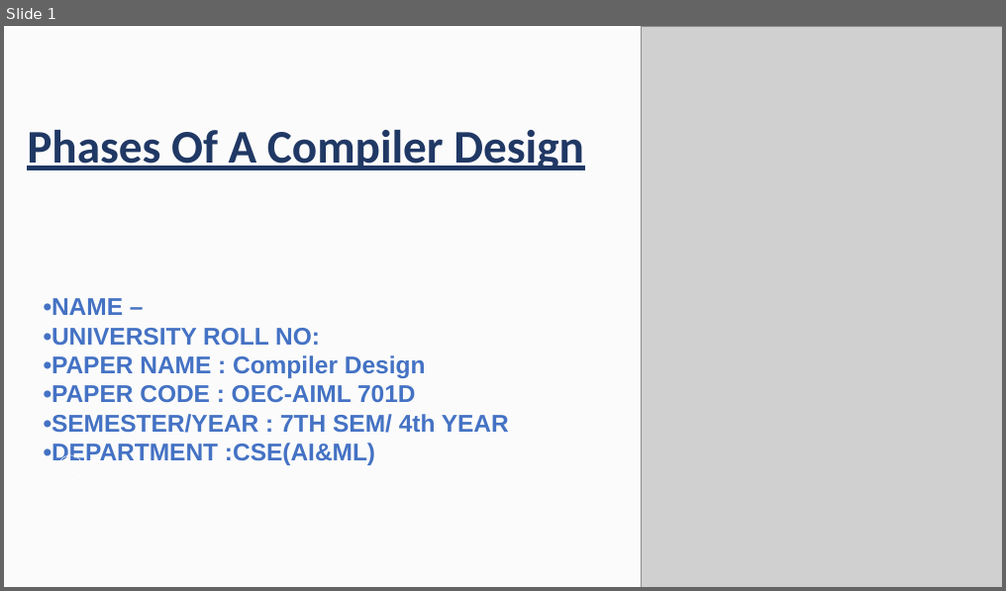
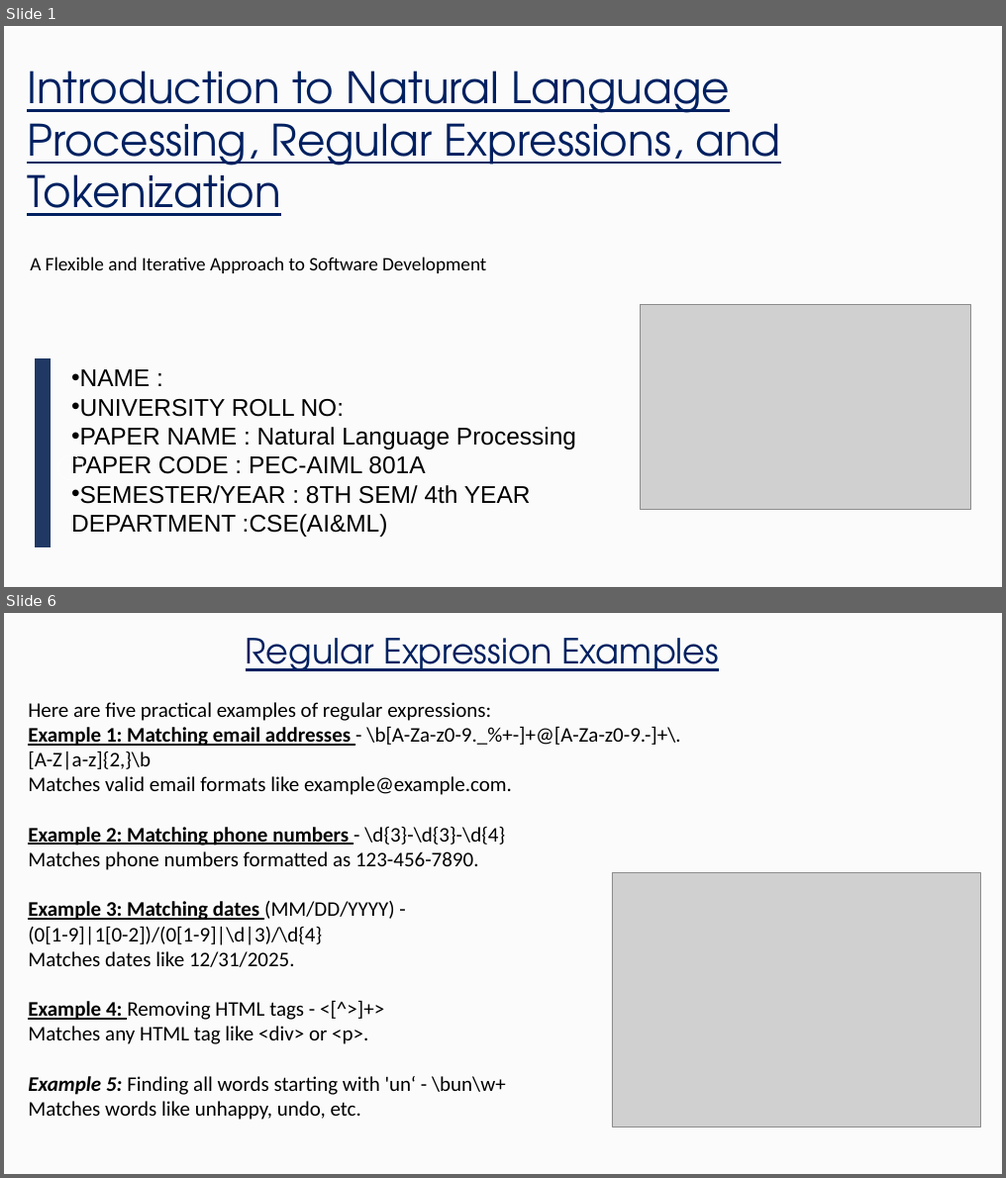
Before and after one commit to aditya2027krml/Undergraduate-CSE-AI-ML-Presentations-and-Reports-of-College, a slide deck: 4th Year/Presentations/34230821034.pptx. Shown one above the other, each under a label of ours: slide 1 before the commit, slides 1 and 6 after it; the slides between them are not shown. The pictures are 1006x591 and 1006x1178 pixels, drawn with LibreOffice and Linux fonts; fonts in the diff are those of the drawing; grey boxes stand for pictures; background and template pictures are left out. Boxes give left, top, right and bottom in pixels: in the first picture for what was removed or moved away, otherwise in the second. Text is boxed around its words. In the diff, an @@ line names an element or a change of style, - is before the commit and + after.

Commit message:
Add files via upload
Introduction to Natural Language Processing, Regular Expressions, and Tokenization

```diff
--- a/4th Year/Presentations/34230821034.pptx
+++ b/4th Year/Presentations/34230821034.pptx
@@ slide 6 added at <box>4,613,1002,1174</box>, background picture (left out) @@
@@ rectangle added at <box>4,614,1002,1174</box>, fill #FAFAFA at 75% opacity @@
@@ text added at <box>246,638,719,671</box>, 40 pt, text #002060, underline @@
+Regular Expression Examples
@@ text added at <box>28,702,680,1120</box>, 24 pt, text #000000 @@
+Here are five practical examples of regular expressions:
+Example 1: Matching email addresses - \b[A-Za-z0-9._%+-]+@[A-Za-z0-9.-]+\.[A-Z|a-z]{2,}\b
+Matches valid email formats like example@example.com.
+Example 2: Matching phone numbers - \d{3}-\d{3}-\d{4}
+Matches phone numbers formatted as 123-456-7890.
+Example 3: Matching dates (MM/DD/YYYY) - (0[1-9]|1[0-2])/(0[1-9]|\d|3)/\d{4}
+Matches dates like 12/31/2025.
+Example 4: Removing HTML tags - <[^>]+>
+Matches any HTML tag like <div> or <p>.
+Example 5: Finding all words starting with 'un‘ - \bun\w+
+Matches words like unhappy, undo, etc.
@@ picture added at <box>612,873,981,1127</box> @@
@@ slide 1 changed as well @@
@@ picture removed at <box>641,26,1002,587</box> @@
@@ text at <box>27,71,781,216</box>: text changed; size 54 to 50 pt; font Calibri to TeX Gyre Adventor; text colour #203864 to #002060; bold off @@
-Phases Of A Compiler Design
+Introduction to Natural Language Processing, Regular Expressions, and Tokenization
@@ text added at <box>30,257,486,274</box>, 22 pt, text #000000 @@
+A Flexible and Iterative Approach to Software Development
@@ picture added at <box>640,305,970,509</box> @@
@@ freeform shape added at <box>35,359,51,548</box>, fill #203864 @@
@@ text at <box>71,370,576,537</box>: text changed; text colour #4472C4 to #000000; bold off @@
-•NAME –
-•UNIVERSITY ROLL NO:
-•PAPER NAME : Compiler Design
-•PAPER CODE : OEC-AIML 701D
-•SEMESTER/YEAR : 7TH SEM/ 4th YEAR •DEPARTMENT :CSE(AI&ML)
+• NAME :
+• UNIVERSITY ROLL NO:
+• PAPER NAME : Natural Language Processing PAPER CODE : PEC-AIML 801A
+• SEMESTER/YEAR : 8TH SEM/ 4th YEAR DEPARTMENT :CSE(AI&ML)
```
Also in this commit, not shown: 1 other slide changed, 8 other slides added, 9 slides removed.
